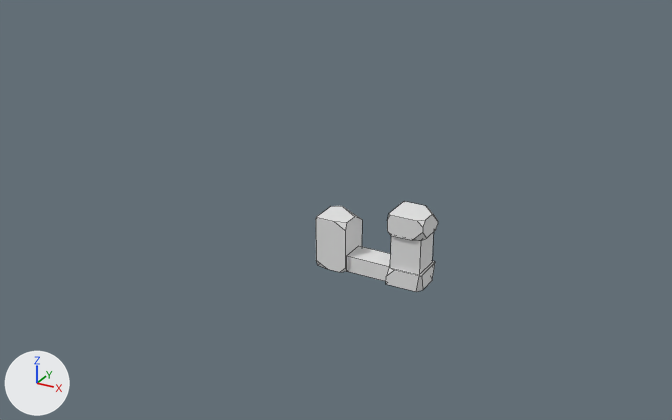
An edit to the FBX model Assets/Models/Object/Portal.fbx, drawn before and after from the same camera.
The view is the same before and after, from a 50 mm camera at (5.62, -7.13, 4.05) aimed at (1.82, -0.21, 0.59). The lights are fixed; the arrows at lower left show +X, +Y and +Z. Mesh edges are drawn as thin lines. Where no turn or scale is listed for an object, it has been applied to the vertices.

The first picture shows 'забор'.
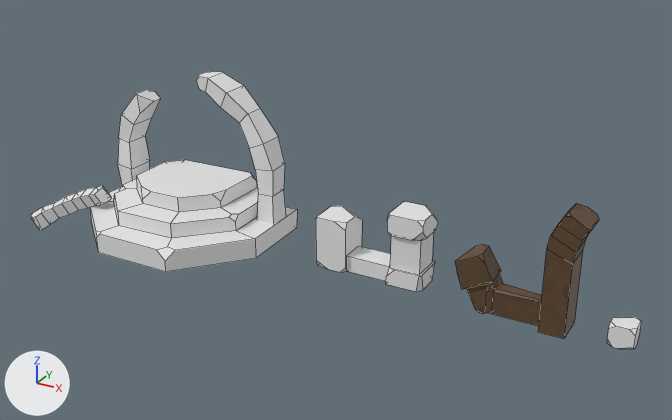
Commit message: V0.0.0011
PORTANAL

The change, as a list of edits to the scene's bpy script:
```text
Add img_therock_png:
    img_therock_png = load_image('TheRock.png', '../../Materials/Object/TheRock.png', 1024, 1024, 'sRGB')
Add mat_камень_сраный_003:
    mat_камень_сраный_003 = principled_material('камень сраный.003')
    mat_камень_сраный_003.base_color = (0.8, 0.8, 0.8)  # white #e7e7e7
Add mat_material:
    mat_material = principled_material('Material')
    mat_material.texture = img_therock_png
Add mat_камень_сраный_001:
    mat_камень_сраный_001 = principled_material('камень сраный.001')
    mat_камень_сраный_001.base_color = (0.8, 0.8, 0.8)  # white #e7e7e7
Add me_cube_002:
    me_cube_002.from_pydata(...)  # 68 vertices, 54 faces; spans x -0.98..1.01, y -0.02..0.29, z -0.15..1.29
    me_cube_002.materials.append(mat_камень_сраный_003)  # white #e7e7e7
Add me_cube_010:
    me_cube_010.from_pydata(...)  # 76 vertices, 48 faces; spans x -0.566..0.589, y -0.16..0.166, z -0.17..1.003
    me_cube_010.materials.append(mat_material)  # picture img_therock_png
Add me_cube_004:
    me_cube_004.from_pydata(...)  # 40 vertices, 34 faces; spans x -0.401..0.454, y -0.281..0.132, z -0.278..0.25
    me_cube_004.materials.append(mat_камень_сраный_002)  # white #e7e7e7
Add me_sphere_002:
    me_sphere_002.from_pydata(...)  # 62 vertices, 39 faces; spans x -1.01..1.03, y -1.03..0.39, z -0.03..0.5
    me_sphere_002.materials.append(mat_камень_сраный_001)  # white #e7e7e7
Add me_cube_012:
    me_cube_012.from_pydata(...)  # 24 vertices, 14 faces; spans x -0.11..0.11, y -0.11..0.11, z -0.112..0.091
    me_cube_012.materials.append(mat_камень_сраный_002)  # white #e7e7e7
Add ob_cube:
    ob_cube = bpy.data.objects.new('Cube', me_cube_002)
    ob_cube.location = (0.0, 0.0, 0.292)
Add ob_cube_004:
    ob_cube_004 = bpy.data.objects.new('Cube.004', me_cube_010)
    ob_cube_004.location = (3.544, 0.007, -0.015)
Add ob_cube_002:
    ob_cube_002 = bpy.data.objects.new('Cube.002', me_cube_004)
    ob_cube_002.location = (-1.146, -0.565, 0.18)
Add ob_sphere:
    ob_sphere = bpy.data.objects.new('Sphere', me_sphere_002)
    ob_sphere.location = (0.0, 0.0, 0.0)
Add ob_cube_003:
    ob_cube_003 = bpy.data.objects.new('Cube.003', me_cube_012)
    ob_cube_003.location = (4.482, -0.045, -0.016)
```

What differs and where, as boxes (x1, y1, x2, y2) in the pictures (672 x 420 px):
'Sphere', added: after (90, 160, 297, 272)
'Cube.004', added (brown): after (455, 203, 599, 339)
'Cube', added: after (118, 71, 286, 223)
'Cube.002', added: after (31, 186, 111, 230)
'Cube.003', added: after (607, 317, 641, 349)
